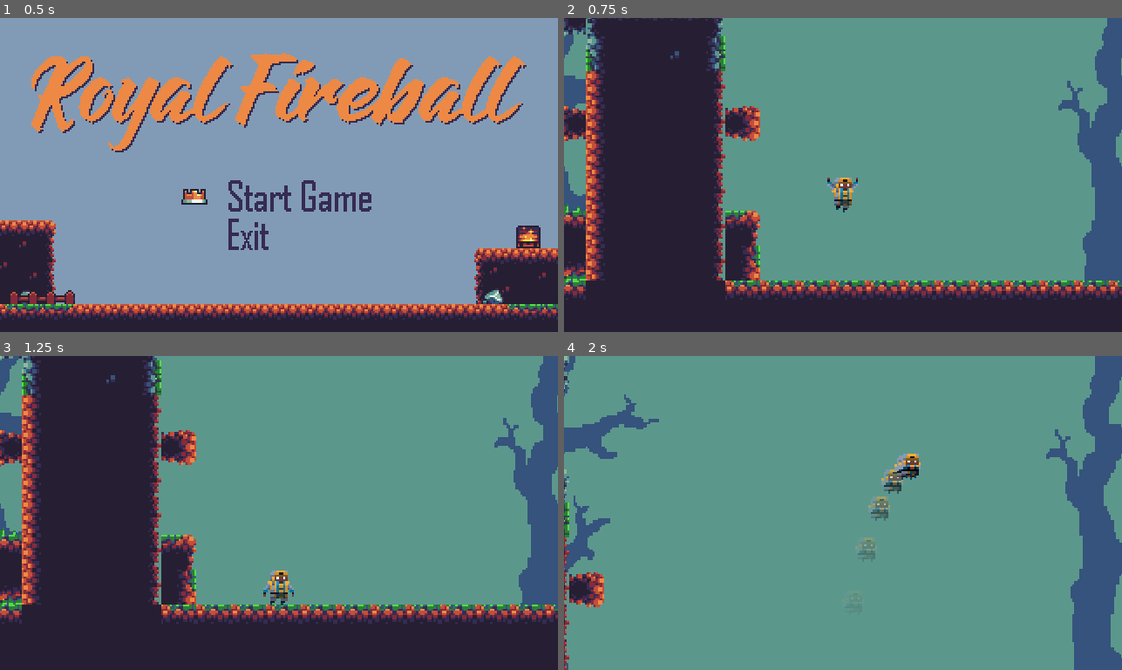
Above: before the commit, frames 1-4 (two rows, left to right).
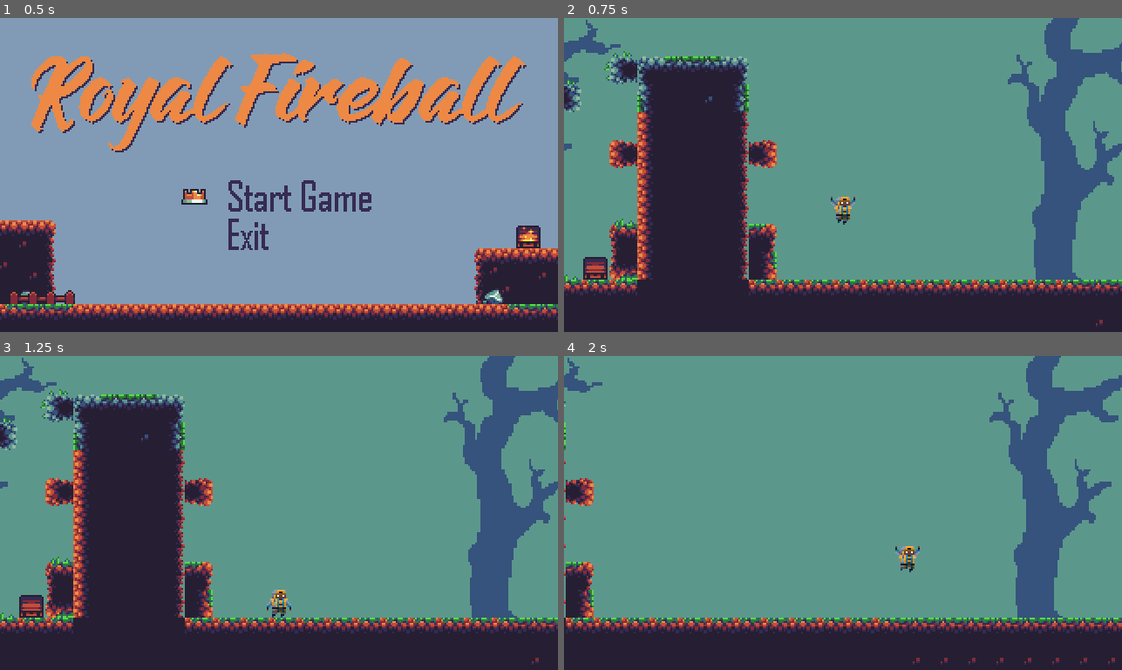
Above: after the commit, the same moments.

Repository: cmbailey87/8Bit4Ever
Game: Godot game, scene res://titlescreen.tscn
The game is run twice, just before and just after one commit, with the same random seed, the same clock (stepped at 60 frames per second) and the same inputs. The engine's default icon, where the game draws it, is replaced by a stand-in: a white triangle on a blue panel in a dark square.
Inputs (mouse positions are in pixels of both pictures, inside the frame that each line leads up to):
- Up to frame 1 (0.5 s): no input
- Up to frame 2 (0.75 s): click (843, 196) at 0.5 s
- Up to frame 3 (1.25 s): no input
- Up to frame 4 (2 s): tap Enter (ui_accept) at 1.25, 1.52 s; hold Right (ui_right) from 1.28 s (still down); hold D (ui_dash) from 1.28 s (still down)

Frame 1 is identical in both runs. In frame 2, 31% of the frame differs, in the area x 0-100%, y 0-99%; in frame 3, 32%; in frame 4, 32%.

Commit message:
dash animation has been mastered

Diff:
--- a/dash-Area2D.gd
+++ b/dash-Area2D.gd
@@ -2,6 +2,7 @@
 const speed = 100
 
 var velocity = Vector2()
+#1 = right -1 = left
 var direction = 1
 
 # class member variables go here, for example:
@@ -25,21 +26,34 @@
 
 
 #delta calculates the player speed into this function
+#host fast the animation moves across the screen
+#if set to 0, the animation plays in one spot and stays there
+
 func _physics_process(delta):
-	velocity.x = speed * delta * direction
+	#animation does move
+	velocity.x = 0
 	translate(velocity)
 	$AnimatedSprite.play("dash")
+#	#animation moves behind players trail
+#	velocity.x = speed * delta * direction
+#	translate(velocity)
+#	$AnimatedSprite.play("dash")
 
 
 func _on_VisibilityNotifier2D_screen_exited():
 	queue_free()
 
 
-func _on_dash_body_entered(body):
+func _on_dashArea2D_body_entered(body):
 	#checks if enemy exist in body name
-	if "player" in body.name:
-		pass
-	else:
-		queue_free()
-	if "Enemy" in body.name:
-		body.dead()
+#	if "player" in body.name:
+#		queue_free()
+#	else:
+#		queue_free()
+#	if "Enemy" in body.name:
+#		body.dead()
+	pass
+
+
+func _on_AnimatedSprite_animation_finished():
+	queue_free()
--- a/dash-Area2D.tscn
+++ b/dash-Area2D.tscn
@@ -14,16 +14,16 @@
 "frames": [ ExtResource( 2 ), ExtResource( 3 ), ExtResource( 4 ), ExtResource( 5 ), ExtResource( 6 ), ExtResource( 7 ) ],
 "loop": false,
 "name": "dash",
-"speed": 15.0
+"speed": 20.0
 } ]
 _sections_unfolded = [ "Resource" ]
 
-[sub_resource type="CircleShape2D" id=2]
+[sub_resource type="RectangleShape2D" id=2]
 
 custom_solver_bias = 0.0
-radius = 6.08081
+extents = Vector2( 25.0872, 7.1657 )
 
-[node name="fireball-Area2D" type="Area2D"]
+[node name="dash-Area2D" type="Area2D"]
 
 input_pickable = true
 gravity_vec = Vector2( 0, 1 )
@@ -33,27 +33,26 @@
 audio_bus_override = false
 audio_bus_name = "Master"
 script = ExtResource( 1 )
-__meta__ = {
-"_edit_group_": true
-}
 
 [node name="AnimatedSprite" type="AnimatedSprite" parent="." index="0"]
 
+position = Vector2( -0.0565605, -0.0565624 )
 frames = SubResource( 1 )
 animation = "dash"
-frame = 1
 
 [node name="CollisionShape2D" type="CollisionShape2D" parent="." index="1"]
 
-visible = false
-position = Vector2( 0.510466, -0.255234 )
+position = Vector2( 0.19253, -0.255234 )
 shape = SubResource( 2 )
 
 [node name="VisibilityNotifier2D" type="VisibilityNotifier2D" parent="." index="2"]
 
-visible = false
+position = Vector2( 0.0860759, 0.0391212 )
+scale = Vector2( 2.45116, 0.771582 )
 rect = Rect2( -10, -10, 20, 20 )
 
-[connection signal="body_entered" from="." to="." method="_on_fireballArea2D_body_entered"]
+[connection signal="body_entered" from="." to="." method="_on_dashArea2D_body_entered"]
+
+[connection signal="animation_finished" from="AnimatedSprite" to="." method="_on_AnimatedSprite_animation_finished"]
 
 [connection signal="screen_exited" from="VisibilityNotifier2D" to="." method="_on_VisibilityNotifier2D_screen_exited"]
--- a/player.gd
+++ b/player.gd
@@ -78,15 +78,20 @@
 #						ghostin = true
 #						$dash_timer.start()
 					if Input.is_action_just_pressed("ui_dash") && dasher == true:
-						self.position.x += 60
+						if is_on_floor():
+							velocity.x = 0
+						$AnimatedSprite.play("fireshot")
+						is_attacking = true
+						self.position.x += 100
 						var dashv = dash.instance()
 						#fireball directions of fire
-						if sign($Position2D.position.x) == 1:
+						if sign($Position2D2.position.x) == -1:
 							dashv.set_dash_direction(1)
 						#add fireball to scene
 						get_parent().add_child(dashv)
 						#set position
-						dashv.position = $Position2D.global_position
+						dashv.position = $Position2D2.global_position
+
 
 					if sign($Position2D.position.x) == -1:
 						$Position2D.position.x *= -1
--- a/player1NEw.tscn
+++ b/player1NEw.tscn
@@ -23,12 +23,6 @@
 [ext_resource path="res://Dood/DoodJumpflip004.png" type="Texture" id=21]
 [ext_resource path="res://Dood/DoodFall001.png" type="Texture" id=22]
 [ext_resource path="res://Dood/DoodFall002.png" type="Texture" id=23]
-[ext_resource path="res://Dood/Dasher001.png" type="Texture" id=24]
-[ext_resource path="res://Dood/Dasher002.png" type="Texture" id=25]
-[ext_resource path="res://Dood/Dasher003.png" type="Texture" id=26]
-[ext_resource path="res://Dood/Dasher004.png" type="Texture" id=27]
-[ext_resource path="res://Dood/Dasher005.png" type="Texture" id=28]
-[ext_resource path="res://Dood/Dasher006.png" type="Texture" id=29]
 
 [sub_resource type="SpriteFrames" id=1]
 
@@ -72,11 +66,6 @@
 "loop": false,
 "name": "fall",
 "speed": 8.0
-}, {
-"frames": [ ExtResource( 24 ), ExtResource( 25 ), ExtResource( 26 ), ExtResource( 27 ), ExtResource( 28 ), ExtResource( 29 ) ],
-"loop": true,
-"name": "dash",
-"speed": 15.0
 } ]
 _sections_unfolded = [ "Resource" ]
 
@@ -99,8 +88,7 @@
 [node name="AnimatedSprite" type="AnimatedSprite" parent="." index="0"]
 
 frames = SubResource( 1 )
-animation = "dash"
-frame = 3
+animation = "idle"
 _sections_unfolded = [ "Material", "Pause", "Transform", "Visibility", "Z Index" ]
 
 [node name="CollisionShape2D" type="CollisionShape2D" parent="." index="1"]
@@ -111,12 +99,12 @@
 
 [node name="Position2D" type="Position2D" parent="." index="2"]
 
-position = Vector2( 4.4208, 1.2054 )
+position = Vector2( 6.21121, -0.0734558 )
 _sections_unfolded = [ "Material", "Transform", "Visibility", "Z Index" ]
 
 [node name="Position2D2" type="Position2D" parent="." index="3"]
 
-position = Vector2( -14.0992, 1.20539 )
+position = Vector2( -20.8621, -0.949966 )
 _sections_unfolded = [ "Material", "Transform", "Visibility", "Z Index" ]
 
 [node name="Camera2D" type="Camera2D" parent="." index="4"]
@@ -124,7 +112,7 @@
 anchor_mode = 1
 rotating = false
 current = true
-zoom = Vector2( 0.8, 0.8 )
+zoom = Vector2( 1, 1 )
 limit_left = 0
 limit_top = -180
 limit_right = 1890
Not shown: 1 places in player1NEw.tscn that only renumber resources
